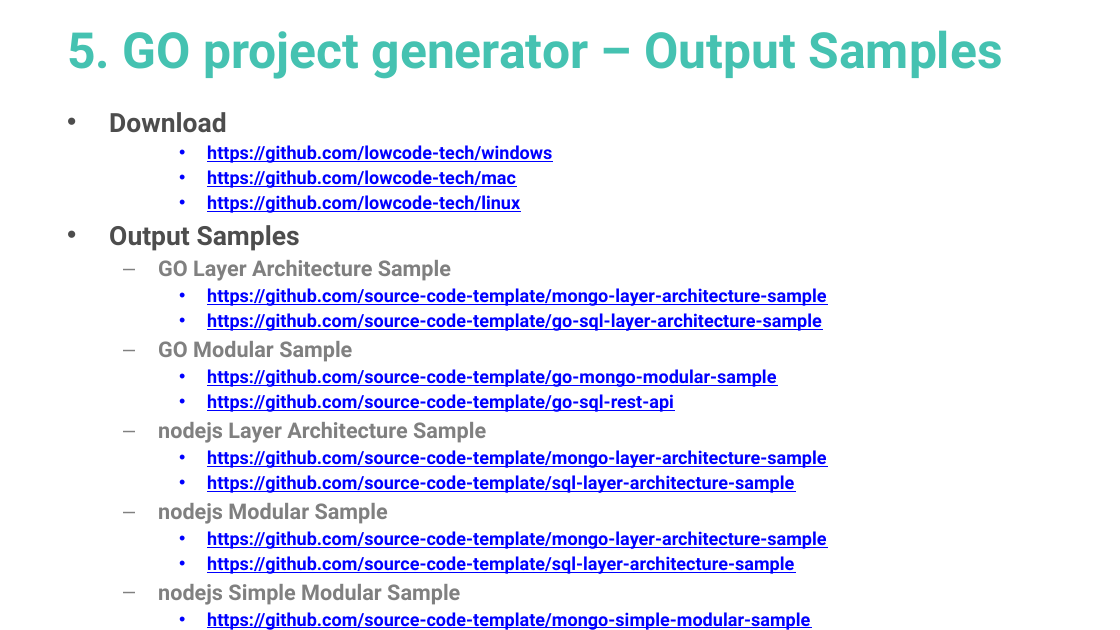
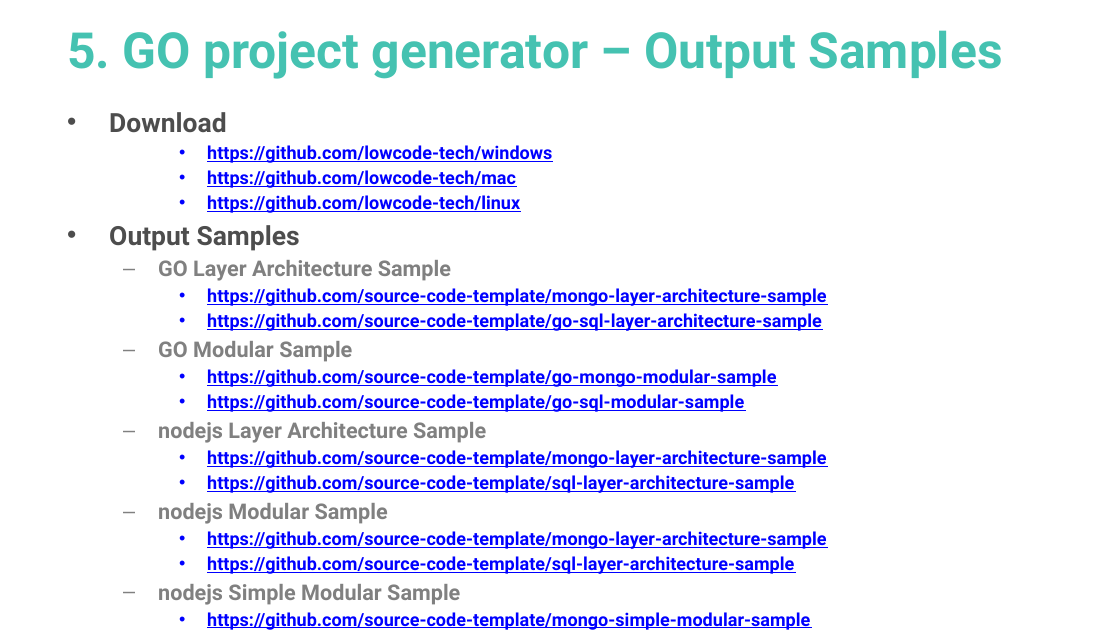
Before and after one commit to go-tutorials/overview, a slide deck: slide 27 of go-tutorial.pptx. Drawn at 1120x630 pixels with LibreOffice and Linux fonts; fonts in the diff are those of the drawing. Boxes give left, top, right and bottom in pixels: in the first picture for what was removed or moved away, otherwise in the second. Text is boxed around its words. In the diff, an @@ line names an element or a change of style, - is before the commit and + after.

```diff
--- a/go-tutorial.pptx
+++ b/go-tutorial.pptx
@@ text at (x1=207, y1=394, x2=744, y2=412): text changed @@
-    • https://github.com/source-code-template/go-sql-rest-api
+    • https://github.com/source-code-template/go-sql-modular-sample
```
Also in this commit, not shown: 3 other slides changed, 2 other files.
